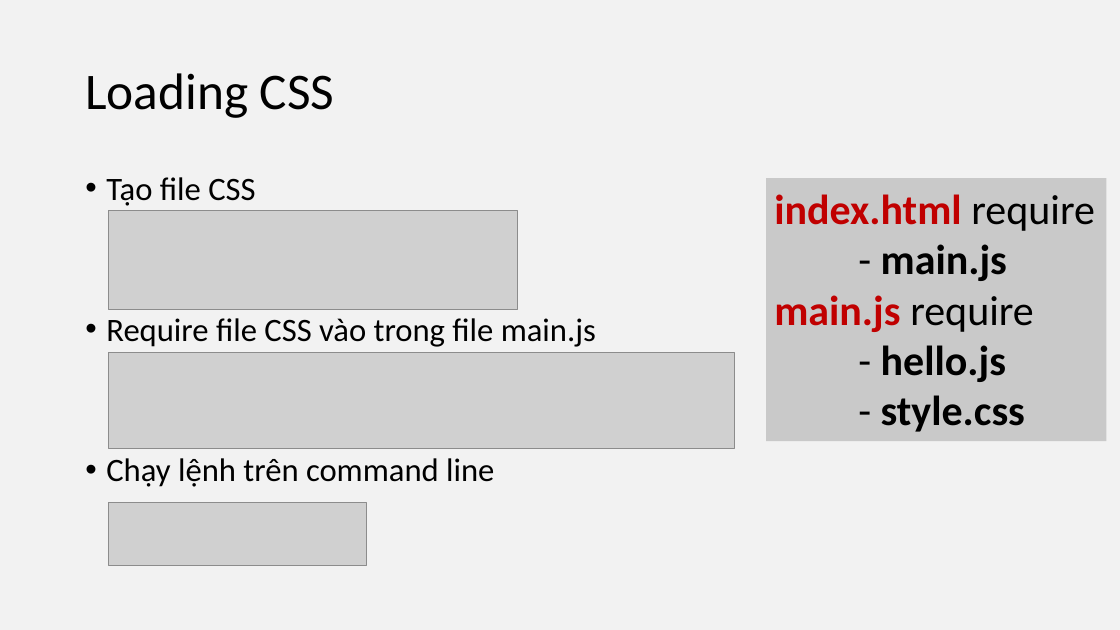
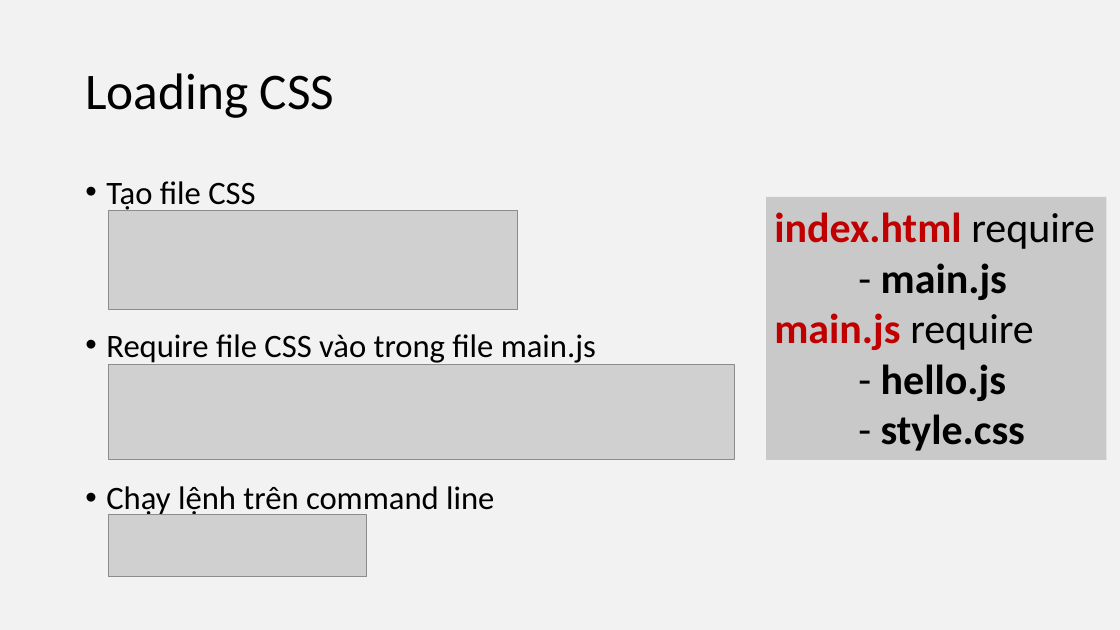
Before and after one commit to UDPT-2017/seminar-webpack-1412193-1412169, a slide deck: slide 10 of Sildewebpack.pptx. Drawn at 1120x630 pixels with LibreOffice and Linux fonts; fonts in the diff are those of the drawing; grey boxes stand for pictures. Boxes give left, top, right and bottom in pixels: in the first picture for what was removed or moved away, otherwise in the second. Text is boxed around its words. In the diff, an @@ line names an element or a change of style, - is before the commit and + after.

```diff
--- a/Sildewebpack.pptx
+++ b/Sildewebpack.pptx
@@ text "Tạo file CSS" at [106,181,596,518]: line spacing 0.9 to 1 @@
@@ rectangle "index.html require": place and size @@
-rectangle "index.html require" at [766,178,1107,441]
+rectangle "index.html require" at [766,197,1107,460]
@@ picture: place and size @@
-picture at [108,353,734,449]
+picture at [108,365,734,460]
@@ picture: place and size @@
-picture at [108,503,365,565]
+picture at [108,515,365,577]
```
Also in this commit, not shown: 11 other slides changed.
